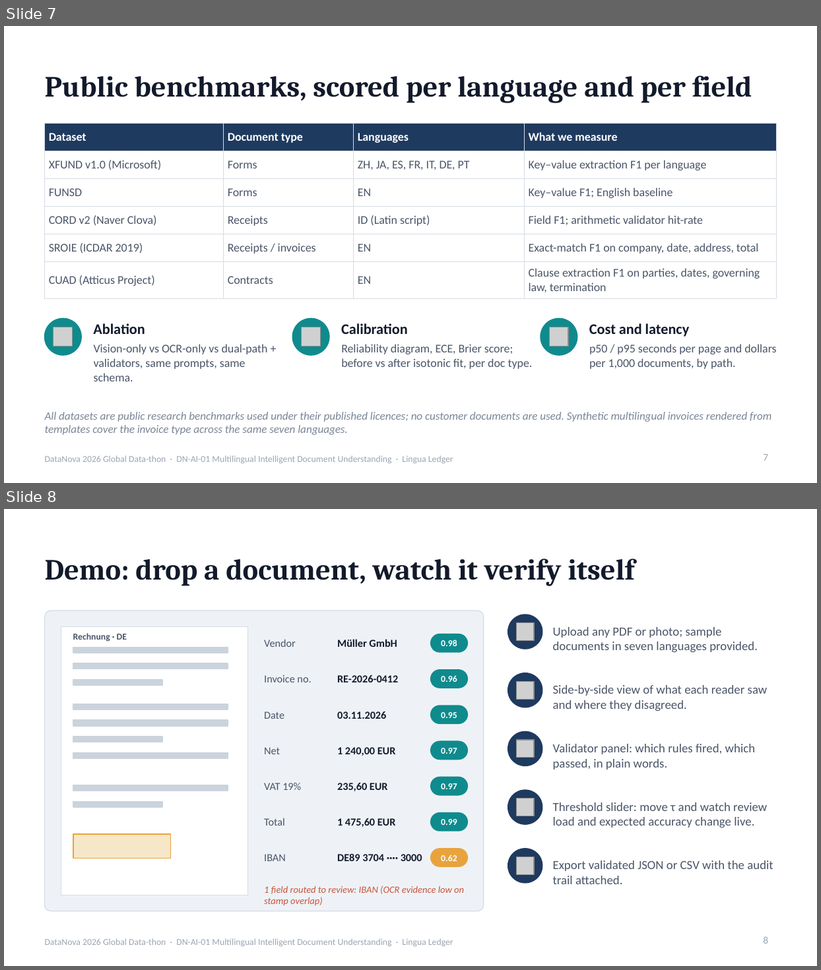
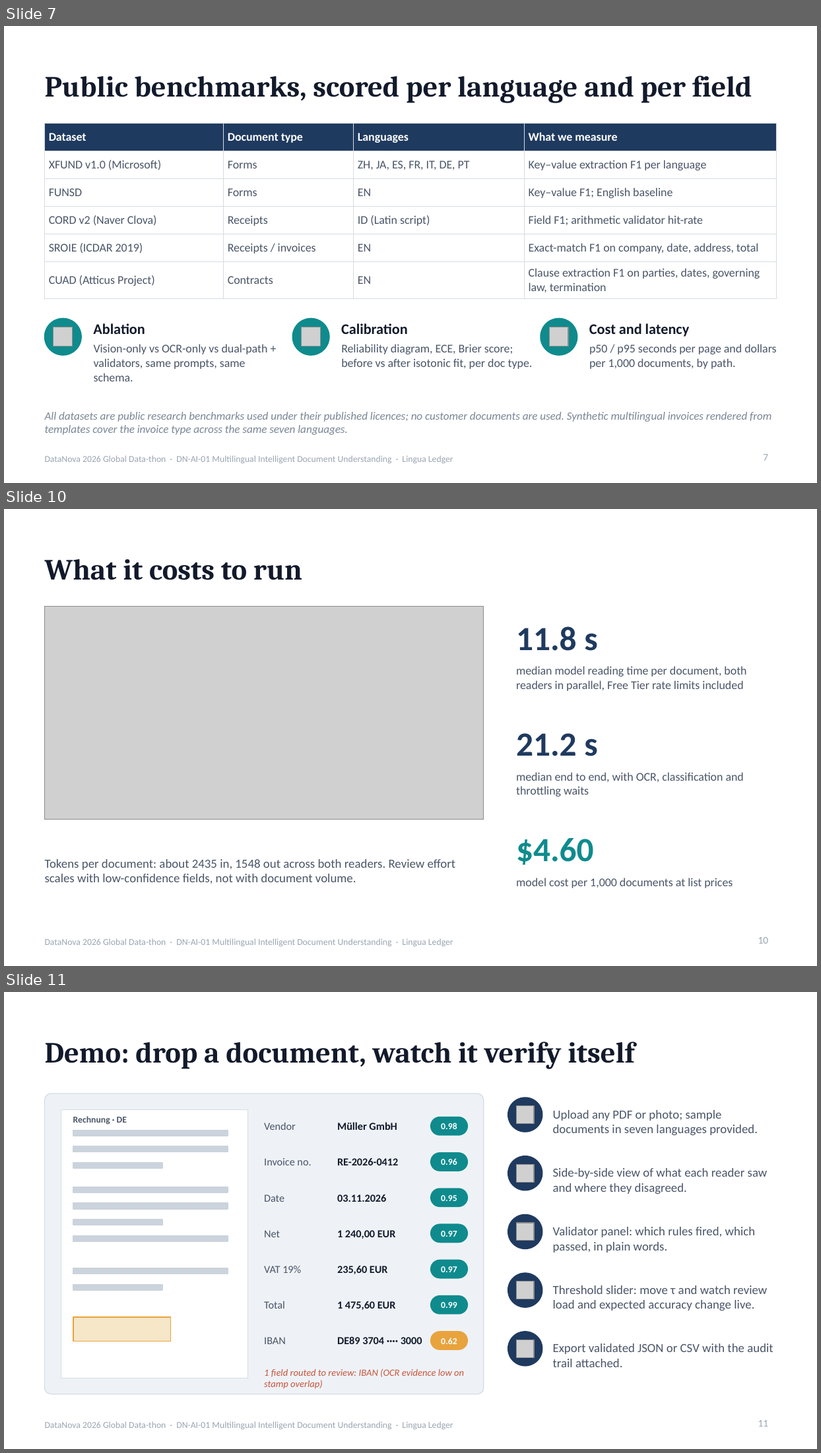
Before and after one commit to rishavnaskar/lingua-ledger, a slide deck: deck/LinguaLedger-DataNova2026-Round1.pptx. Shown one above the other, each under a label of ours: slides 7 and 8 before the commit, slides 7, 10 and 11 after it; the slides between them are not shown. The pictures are 821x970 and 821x1453 pixels, drawn with LibreOffice and Linux fonts; fonts in the diff are those of the drawing; grey boxes stand for pictures. Boxes give left, top, right and bottom in pixels: in the first picture for what was removed or moved away, otherwise in the second. Text is boxed around its words. In the diff, an @@ line names an element or a change of style, - is before the commit and + after.

Commit message:
Two-fold cross-fitted calibration with a stable split, results deck, Devpost text

```diff
--- a/deck/LinguaLedger-DataNova2026-Round1.pptx
+++ b/deck/LinguaLedger-DataNova2026-Round1.pptx
@@ slide 10 added at <box>4,509,817,966</box>, background #FFFFFF; not listed: 1 template element that a slide beside it also shows @@
@@ title added at <box>45,559,302,580</box>, 26 pt, text #121A2B, bold @@
+What it costs to run
@@ picture added at <box>45,607,484,820</box> @@
@@ text added at <box>516,626,597,651</box>, 30 pt, text #1F3A5F, bold @@
+11.8 s
@@ text added at <box>516,666,746,691</box>, 10.5 pt, text #4A5568 @@
+median model reading time per document, both readers in parallel, Free Tier rate limits included
@@ text added at <box>516,733,597,757</box>, 30 pt, text #1F3A5F, bold @@
+21.2 s
@@ text added at <box>516,772,744,797</box>, 10.5 pt, text #4A5568 @@
+median end to end, with OCR, classification and throttling waits
@@ text added at <box>516,838,594,865</box>, 30 pt, text #0F8B8D, bold @@
+$4.60
@@ text added at <box>45,859,456,884</box>, 11 pt, text #4A5568 @@
+Tokens per document: about 2435 in, 1548 out across both readers. Review effort scales with low-confidence fields, not with document volume.
@@ text added at <box>516,878,733,889</box>, 10.5 pt, text #4A5568 @@
+model cost per 1,000 documents at list prices
@@ page number added at <box>758,937,769,944</box>, 9 pt, text #9AA5B1 @@
+10
@@ what was slide 8 is now slide 11 @@
@@ page number at <box>758,1420,769,1427</box>: text changed @@
-8
+11
```
Also in this commit, not shown: 3 slides changed, 2 other slides added, 10 other files.
